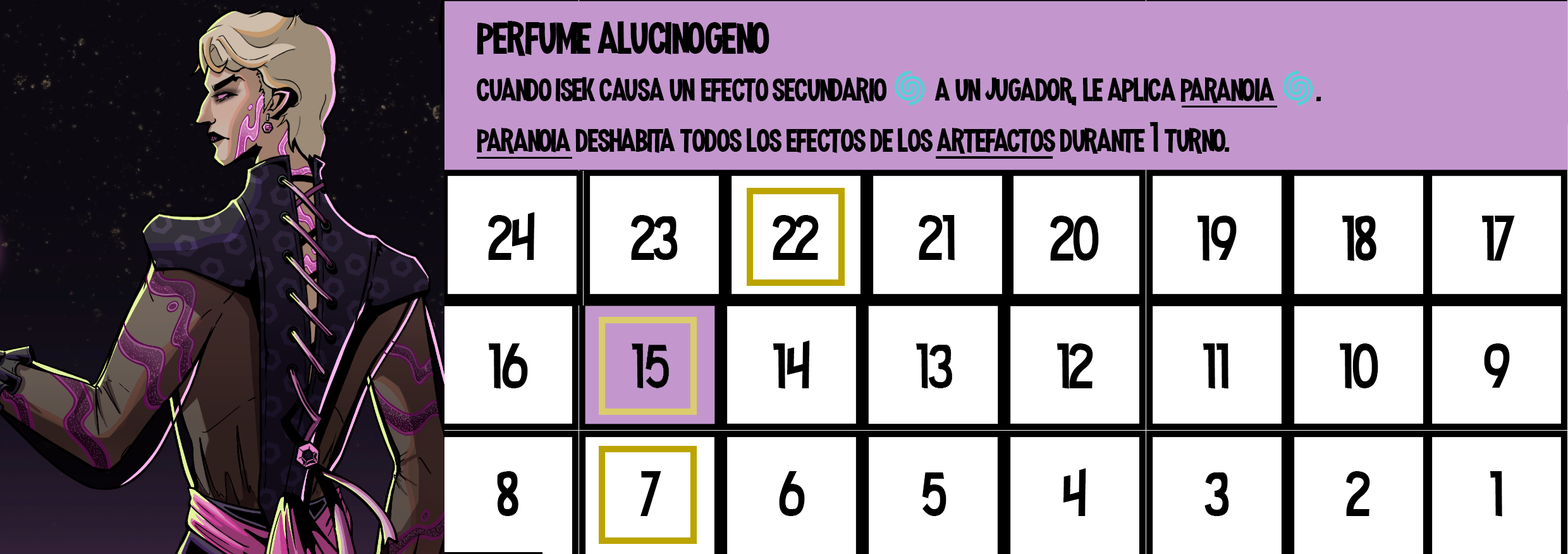
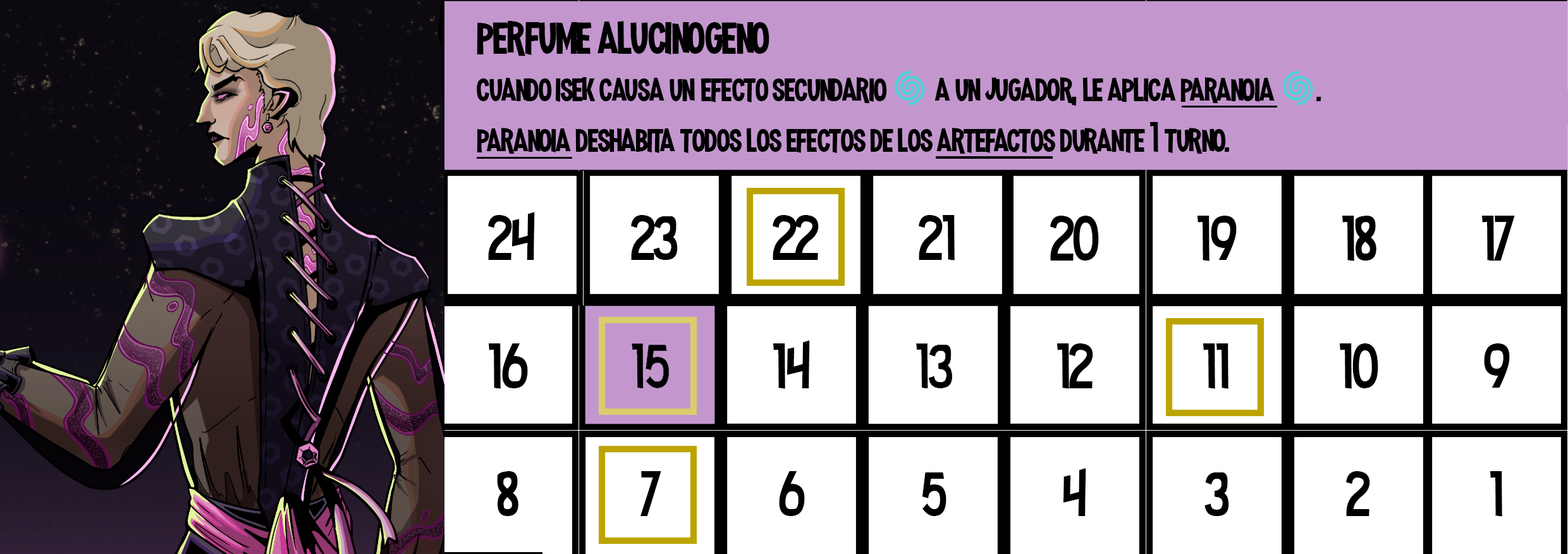
Layer changes from the first 1568 × 554 image to the second:
added layer "Rectángulo 1" (2nd of 4, in "Grupo 1") in group "Grupo 1" over <box>1165,318,1264,417</box>